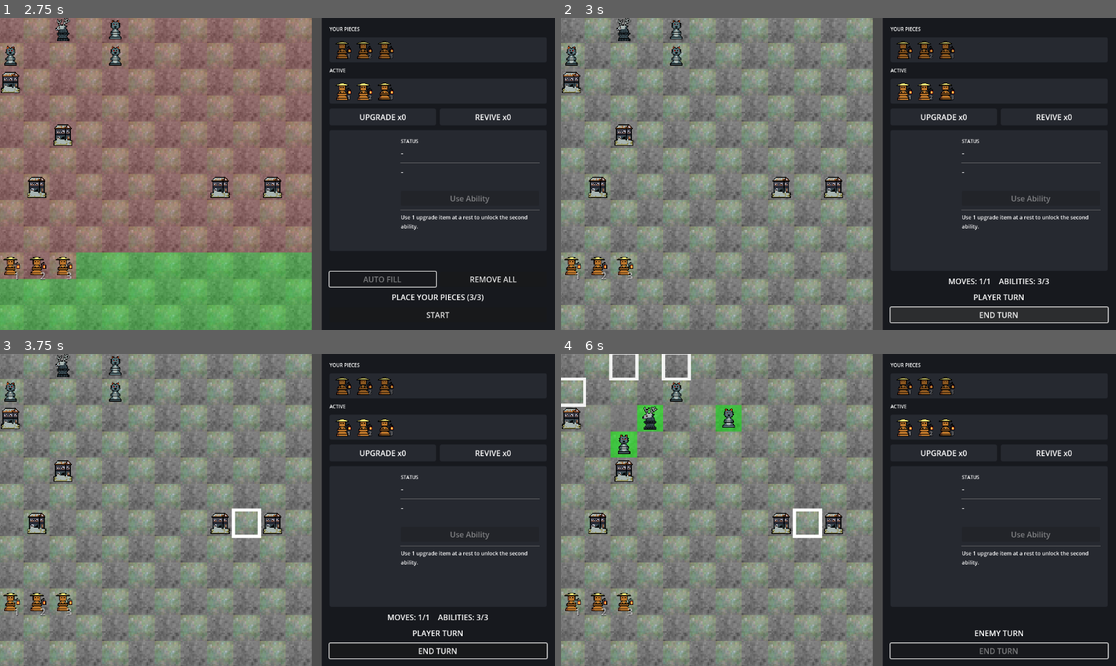
Above: before the commit, frames 1-4 (two rows, left to right).
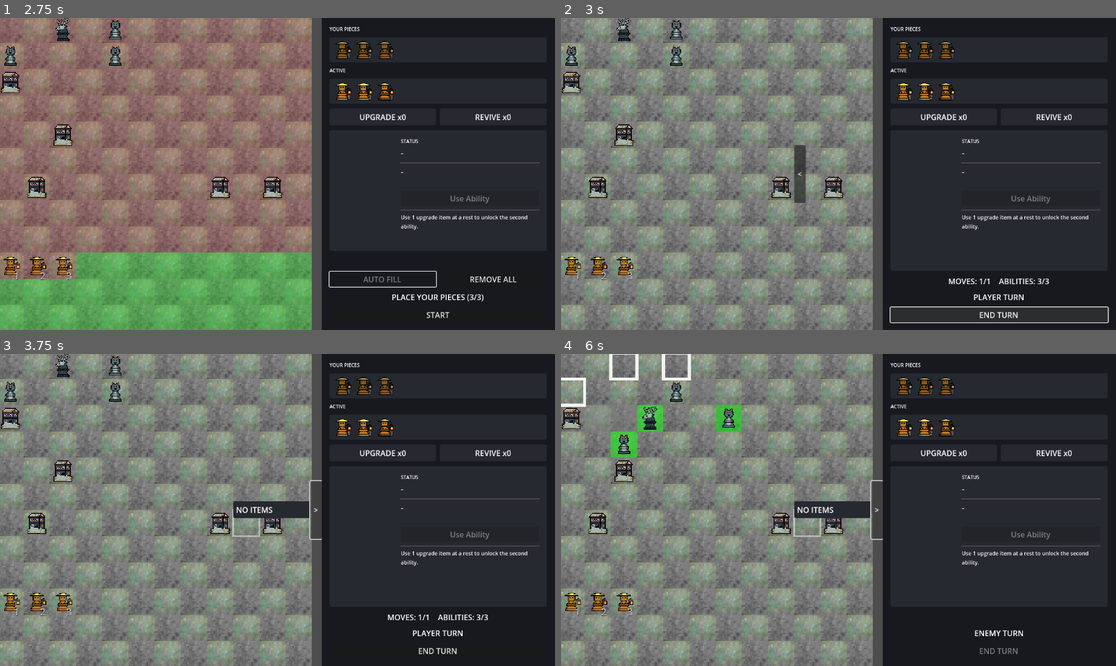
Above: after the commit, the same moments.

Repository: mjura1/gamejam-2025
Game: Godot game, scene res://Scenes/Menu/main_menu.tscn
Two runs of this game, one before a commit and one after it. Both use one fixed random seed, a clock stepped at 60 frames per second and the inputs below.
Inputs (mouse positions are in pixels of both pictures, inside the frame that each line leads up to):
- Up to frame 1 (2.75 s): click "START GAME" at 0.5 s; click (149, 202) at 1.25 s; click "AUTO FILL" at 2 s
- Up to frame 2 (3 s): click "START" at 2.75 s
- Up to frame 3 (3.75 s): click (238, 510) at 3.5 s, where only the run after the commit has a clickable "<"
- Up to frame 4 (6 s): click (877, 510) at 4.25 s, where only the run after the commit has a clickable ">"; click "END TURN" at 5 s; click (799, 510) at 5.75 s, where only the run after the commit has a clickable "<"

Frame 1 is identical in both runs. In frame 2, 0.4% of the frame differs, in the area x 42-45%, y 40-60%; in frame 3, 1.3%, in the area x 41-99%, y 40-98%; in frame 4, 1.3%.

Commit message:
Add battle item drawer: </> toggle, drag-to-use onto the board
New ItemDrawer (slim toggle strip + expandable panel) sits flush against
the side panel's left edge, between it and the board. Rows rebuild on
PlayerManager.items_changed. Dragging a row onto the board mirrors the
existing piece-drag trio (_begin_drag/_input/_resolve_drop) with parallel
state (dragging_item/drag_item_id) so item-drag and piece-drag can't
interleave. The drawer is hidden during the placement phase (items only
make sense once battle has actually started).

The actual apply-and-consume logic is factored into battle_ui.use_item(id,
grid_pos), called by both the real drop handler and the new smoke test -
this caught a real bug during testing: it applied the item's effect before
checking the player actually owned one, so extra_move could be triggered
an unlimited number of times regardless of inventory. Fixed by checking
get_item_count() first.

Diff:
--- a/team-berry-game/Scenes/Battle/battle_ui.tscn
+++ b/team-berry-game/Scenes/Battle/battle_ui.tscn
@@ -37,6 +37,39 @@
 anchor_bottom = 1.0
 mouse_filter = 2
 
+[node name="ItemDrawer" type="HBoxContainer" parent="Root"]
+unique_name_in_owner = true
+layout_mode = 1
+anchor_top = 0.0
+anchor_left = 0.58
+anchor_right = 0.58
+anchor_bottom = 1.0
+offset_left = -184.0
+offset_right = 0.0
+grow_vertical = 2
+mouse_filter = 2
+theme_override_constants/separation = 0
+
+[node name="ItemPanel" type="PanelContainer" parent="Root/ItemDrawer"]
+unique_name_in_owner = true
+visible = false
+custom_minimum_size = Vector2(160, 0)
+layout_mode = 2
+size_flags_vertical = 4
+theme_override_styles/panel = SubResource("StyleBoxFlat_inner")
+
+[node name="ItemRows" type="VBoxContainer" parent="Root/ItemDrawer/ItemPanel"]
+unique_name_in_owner = true
+layout_mode = 2
+theme_override_constants/separation = 6
+
+[node name="ToggleButton" type="Button" parent="Root/ItemDrawer"]
+unique_name_in_owner = true
+custom_minimum_size = Vector2(24, 120)
+layout_mode = 2
+size_flags_vertical = 4
+text = "<"
+
 [node name="SidePanel" type="PanelContainer" parent="Root"]
 layout_mode = 1
 anchor_left = 0.58
--- a/team-berry-game/Scripts/Battle/battle_ui.gd
+++ b/team-berry-game/Scripts/Battle/battle_ui.gd
@@ -45,6 +45,10 @@
 @onready var auto_fill_button: Button = %AutoFillButton
 @onready var remove_all_button: Button = %RemoveAllButton
 @onready var tile_map = get_node("../Map/TileMapLayer")
+@onready var item_drawer: HBoxContainer = %ItemDrawer
+@onready var item_panel: PanelContainer = %ItemPanel
+@onready var item_rows: VBoxContainer = %ItemRows
+@onready var item_toggle_button: Button = %ToggleButton
 
 const STATUS_ALIVE_COLOR := Color(0.5, 1.0, 0.5)
 const STATUS_DEAD_COLOR := Color(1.0, 0.4, 0.4)
@@ -57,6 +61,12 @@
 var dragging: bool = false
 var drag_piece_name: String = ""
 var drag_source_character: BaseCharacter = null
+
+# Stanje drag & dropa za itemsko predalo (ločeno od figur, da se drag-a ne
+# moreta prepletati - glej _input()). item_drawer_open sledi </> gumbu.
+var item_drawer_open: bool = false
+var dragging_item: bool = false
+var drag_item_id: String = ""
 
 # Figura, ki je trenutno prikazana v detail panelu (null, če gre za mrtvo/
 # klopno figuro brez žive instance - takrat gumbi ostanejo onemogočeni).
@@ -75,6 +85,8 @@
 	action_button.pressed.connect(_on_action_button_pressed)
 	auto_fill_button.pressed.connect(_on_auto_fill_pressed)
 	remove_all_button.pressed.connect(_on_remove_all_pressed)
+	item_toggle_button.pressed.connect(_on_item_toggle_pressed)
+	player_manager.items_changed.connect(_rebuild_item_drawer)
 	ability1_button.pressed.connect(_on_ability_pressed.bind(1))
 	ability2_button.pressed.connect(_on_ability_pressed.bind(2))
 	# Preberi rebindane bližnjice v živo (npr. igralec spremeni bind med pavzo
@@ -83,6 +95,7 @@
 
 	_update_item_counts()
 	_clear_detail_panel()
+	_rebuild_item_drawer()
 
 	# Figure (sovražniki/ovire) se spawnajo šele v battle.gd._ready() (starš
 	# se inicializira ZA otroki), zato prvo gradnjo vrstic odložimo za en frame.
@@ -137,6 +150,10 @@
 # ===============================================
 
 func _on_battle_state_changed(new_state):
+	# Predala za iteme med placementom nima smisla (itemi se uporabljajo na
+	# figurah/plošči med bitko) - skrijemo jo, dokler igralec ne potrdi postavitve.
+	item_drawer.visible = new_state != battle_controller.BattleState.PLACEMENT
+
 	match new_state:
 		battle_controller.BattleState.PLACEMENT:
 			placement_active = true
@@ -378,6 +395,14 @@
 
 
 func _input(event):
+	if dragging_item:
+		if event is InputEventMouseMotion:
+			drag_ghost.position = event.position - drag_ghost.size / 2
+		elif event is InputEventMouseButton and not event.pressed and event.button_index == MOUSE_BUTTON_LEFT:
+			_resolve_item_drop(event.position)
+			get_viewport().set_input_as_handled()
+		return
+
 	if not dragging:
 		return
 
@@ -767,6 +792,105 @@
 	revive_count_label.text = "x%d" % player_manager.revive_items
 
 
+# ===============================================
+# ITEM PREDALA (</> in drag-to-use na plošči)
+# ===============================================
+
+func _on_item_toggle_pressed():
+	item_drawer_open = not item_drawer_open
+	item_panel.visible = item_drawer_open
+	item_toggle_button.text = ">" if item_drawer_open else "<"
+
+
+func _rebuild_item_drawer():
+	for child in item_rows.get_children():
+		child.queue_free()
+
+	var ids: Array = player_manager.owned_items.keys()
+	var any_shown := false
+	for id in ids:
+		var count: int = player_manager.owned_items[id]
+		if count <= 0:
+			continue
+		item_rows.add_child(_build_item_row(id, count))
+		any_shown = true
+
+	if not any_shown:
+		var empty := Label.new()
+		empty.text = "NO ITEMS"
+		item_rows.add_child(empty)
+
+
+func _build_item_row(id: String, count: int) -> Control:
+	var row := PanelContainer.new()
+	row.custom_minimum_size = Vector2(0, 40)
+	row.mouse_filter = Control.MOUSE_FILTER_STOP
+	row.gui_input.connect(_on_item_row_input.bind(id))
+
+	var hbox := HBoxContainer.new()
+	hbox.mouse_filter = Control.MOUSE_FILTER_IGNORE
+	row.add_child(hbox)
+
+	var icon := TextureRect.new()
+	icon.texture = load("res://Assets/Sprites/item_%s.png" % id)
+	icon.custom_minimum_size = Vector2(32, 32)
+	icon.expand_mode = TextureRect.EXPAND_IGNORE_SIZE
+	icon.stretch_mode = TextureRect.STRETCH_KEEP_ASPECT_CENTERED
+	icon.mouse_filter = Control.MOUSE_FILTER_IGNORE
+	hbox.add_child(icon)
+
+	var label := Label.new()
+	label.text = "x%d" % count
+	label.mouse_filter = Control.MOUSE_FILTER_IGNORE
+	hbox.add_child(label)
+
+	return row
+
+
+# Klik/pritisk na vrstico itema med igralčevo potezo začne drag (placement
+# faza je izključena - drawer je takrat itak skrit, glej _on_battle_state_changed).
+func _on_item_row_input(event: InputEvent, id: String):
+	if dragging or dragging_item:
+		return
+	if battle_controller.current_state != battle_controller.BattleState.PLAYER_TURN:
+		return
+	if event is InputEventMouseButton and event.pressed and event.button_index == MOUSE_BUTTON_LEFT:
+		dragging_item = true
+		drag_item_id = id
+		drag_ghost.texture = load("res://Assets/Sprites/item_%s.png" % id)
+		drag_ghost.position = get_viewport().get_mouse_position() - drag_ghost.size / 2
+		drag_ghost.visible = true
+
+
+# Spuščeno izven plošče (BoardArea) = no-op, item ostane v inventarju.
+func _resolve_item_drop(screen_pos: Vector2):
+	dragging_item = false
+	drag_ghost.visible = false
+
+	if board_area.get_global_rect().has_point(screen_pos):
+		var grid_pos := _screen_to_grid(screen_pos)
+		use_item(drag_item_id, grid_pos)
+
+	drag_item_id = ""
+
+
+# Dejanska uporaba itema - ločena od _resolve_item_drop, da jo lahko smoke
+# test pokliče neposredno (isti vzorec kot place_piece/move_placed_piece).
+# Vrne true, če je bil item uporabljen in porabljen iz inventarja.
+func use_item(id: String, grid_pos: Vector2i) -> bool:
+	if player_manager.get_item_count(id) <= 0:
+		return false
+	var item: BaseItem = ItemData.create_item(id)
+	if item == null:
+		return false
+	if not (item.can_use(battle_controller, grid_pos) and item.apply(battle_controller, grid_pos)):
+		return false
+
+	player_manager.remove_item(id) # emits items_changed -> _rebuild_item_drawer
+	UiAudio.play_click()
+	return true
+
+
 func _on_party_changed():
 	# Figura je umrla (ali se je ekipa spremenila) - osvežimo vrstici.
 	# call_deferred: die() sproži signal PREDEN queue_free() figuro
--- /dev/null
+++ b/team-berry-game/tests/smoke/smoke_item_use.gd
@@ -0,0 +1,56 @@
+extends SceneTree
+
+# Boots a real battle through placement into PLAYER_TURN (same as
+# smoke_battle.gd), grants an extra_move item, then drives the real
+# battle_ui.use_item() path (the same function the item drawer's drag-drop
+# calls, see battle_ui.gd._resolve_item_drop) and checks moves_remaining
+# increments and the item is consumed exactly once.
+# Run with: godot4 --headless --path . --script res://tests/smoke/smoke_item_use.gd --quit-after 4
+
+var battle_instance
+var player_manager
+var reported := false
+
+func _initialize():
+	print(">>> SMOKE TEST: item use (extra_move) via battle_ui.use_item() <<<")
+	battle_instance = BattleBoot.boot(self)
+	player_manager = root.get_node("PlayerManager")
+
+func _process(_delta: float) -> bool:
+	if reported or not is_instance_valid(battle_instance):
+		return false
+
+	var battle_controller = battle_instance.get_node_or_null("BattleController")
+	if not battle_controller or battle_controller.current_state != battle_controller.BattleState.PLAYER_TURN:
+		return false # still waiting for placement to complete
+
+	reported = true
+
+	player_manager.add_item("extra_move", 1)
+	var battle_ui = battle_instance.get_node("BattleUI")
+
+	var moves_before: int = battle_controller.moves_remaining
+	var ok: bool = battle_ui.use_item("extra_move", Vector2i.ZERO)
+
+	var fails := 0
+	if not ok:
+		print("FAIL: use_item should return true for a fresh extra_move")
+		fails += 1
+	if battle_controller.moves_remaining != moves_before + 1:
+		print("FAIL: moves_remaining should increment by 1 (was %d, now %d)" % [moves_before, battle_controller.moves_remaining])
+		fails += 1
+	if player_manager.get_item_count("extra_move") != 0:
+		print("FAIL: extra_move should be consumed from inventory after use")
+		fails += 1
+
+	var ok_again: bool = battle_ui.use_item("extra_move", Vector2i.ZERO)
+	if ok_again:
+		print("FAIL: use_item should refuse when the player owns none")
+		fails += 1
+
+	if fails == 0:
+		print(">>> SMOKE TEST: extra_move item used cleanly, moves incremented, inventory decremented <<<")
+	else:
+		print("SMOKE TEST FAIL: %d item-use checks failed" % fails)
+
+	return false
Not shown, added: team-berry-game/tests/smoke/smoke_item_use.gd.uid
Not shown, changed: team-berry-game/tests/run_all.sh
